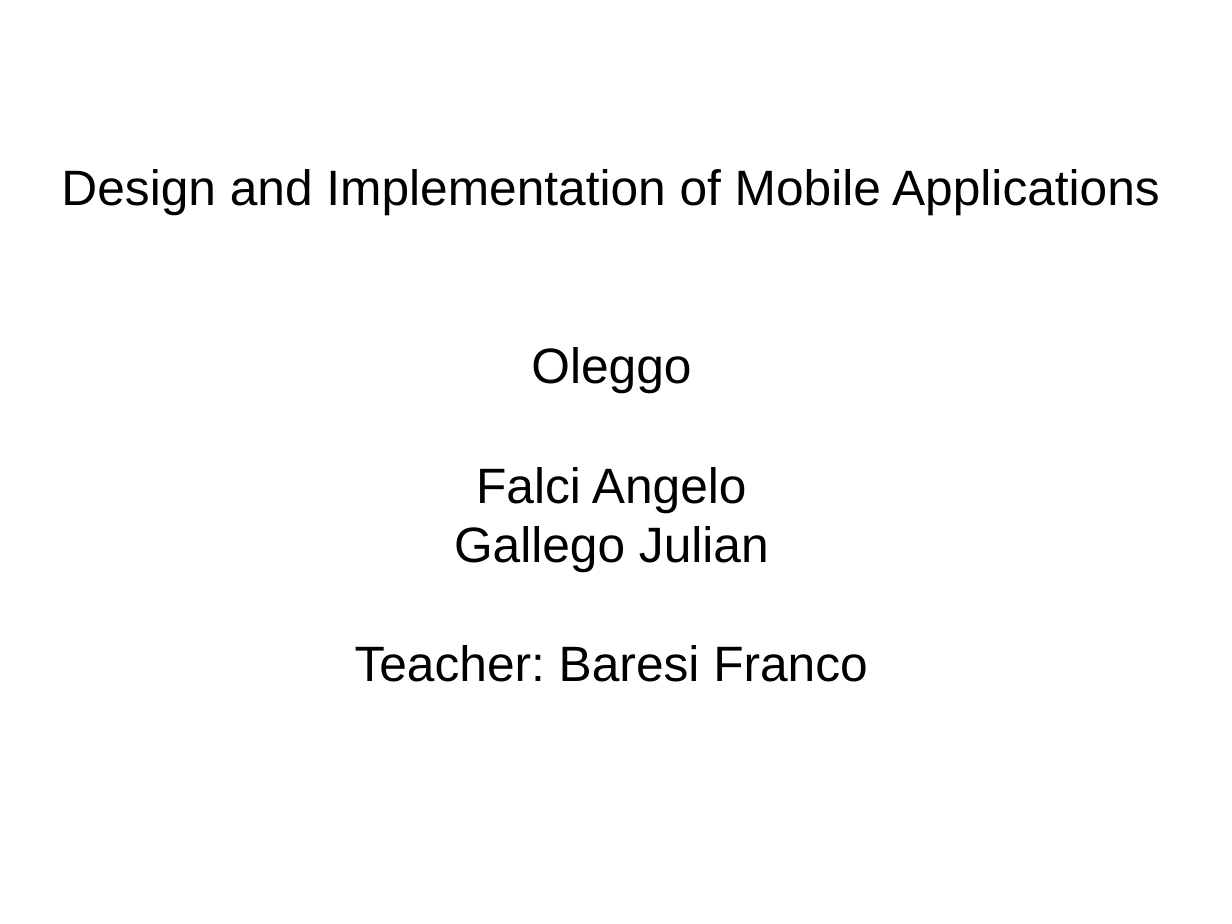
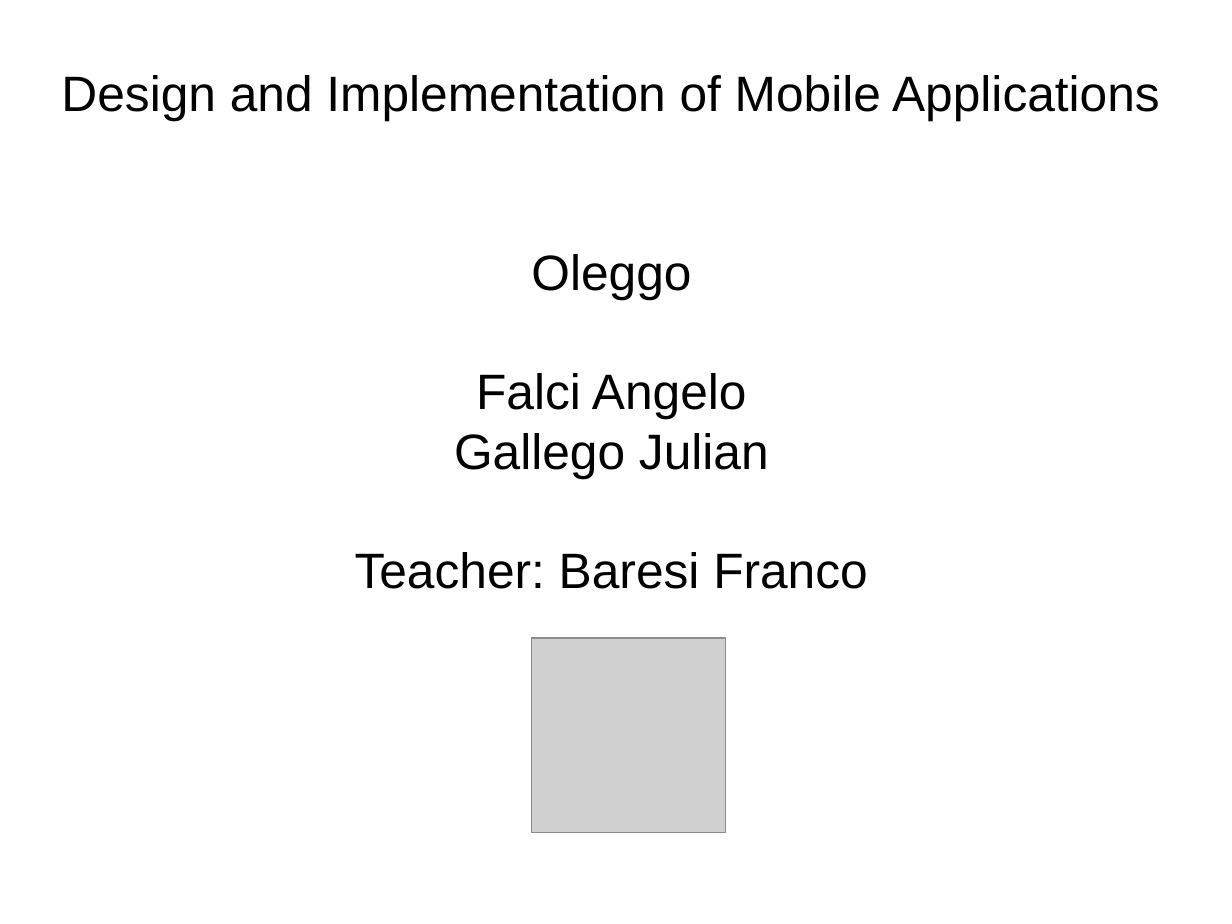
Before and after one commit to FAngelo94/Oleggo, a slide deck: slide 1 of Shor Presentation.odp. Drawn at 1232x924 pixels with LibreOffice and Linux fonts; fonts in the diff are those of the drawing; grey boxes stand for pictures. Boxes give left, top, right and bottom in pixels: in the first picture for what was removed or moved away, otherwise in the second. Text is boxed around its words. In the diff, an @@ line names an element or a change of style, - is before the commit and + after.

```diff
--- a/Shor Presentation.odp
+++ b/Shor Presentation.odp
@@ subtitle "Design and Implementation of Mobile ...": place and size @@
-subtitle "Design and Implementation of Mobile ..." at (61,169,1160,682)
+subtitle "Design and Implementation of Mobile ..." at (61,75,1160,589)
@@ picture added at (532,638,727,833) @@
```
Also in this commit, not shown: 3 other slides changed, 5 slides added.
